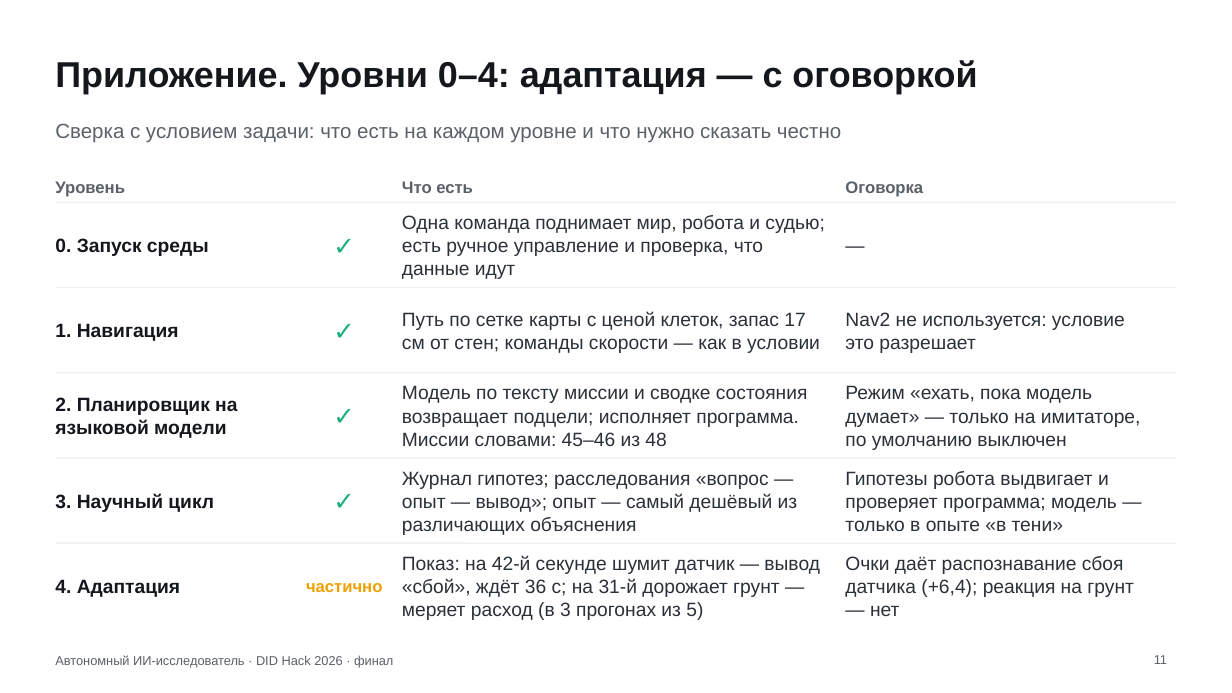
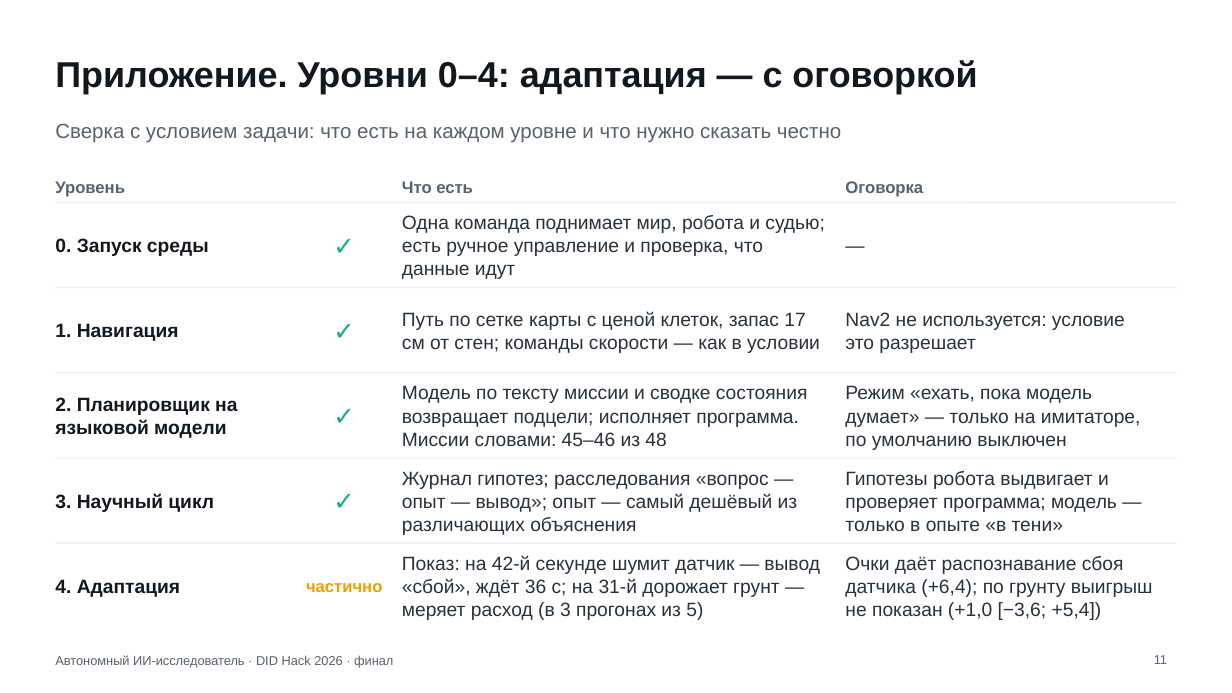
Before and after one commit to Mput13/did-hack, a slide deck: slide 11 of presentation/final.pptx. Drawn at 1232x693 pixels with LibreOffice and Linux fonts; fonts in the diff are those of the drawing. Boxes give left, top, right and bottom in pixels: in the first picture for what was removed or moved away, otherwise in the second. Text is boxed around its words. In the diff, an @@ line names an element or a change of style, - is before the commit and + after.

```diff
--- a/presentation/final.pptx
+++ b/presentation/final.pptx
@@ text at <box>845,556,1153,620</box>: text changed @@
-Очки даёт распознавание сбоя датчика (+6,4); реакция на грунт — нет
+Очки даёт распознавание сбоя датчика (+6,4); по грунту выигрыш не показан (+1,0 [−3,6; +5,4])
```
Also in this commit, not shown: 9 other slides changed, 16 other files.
